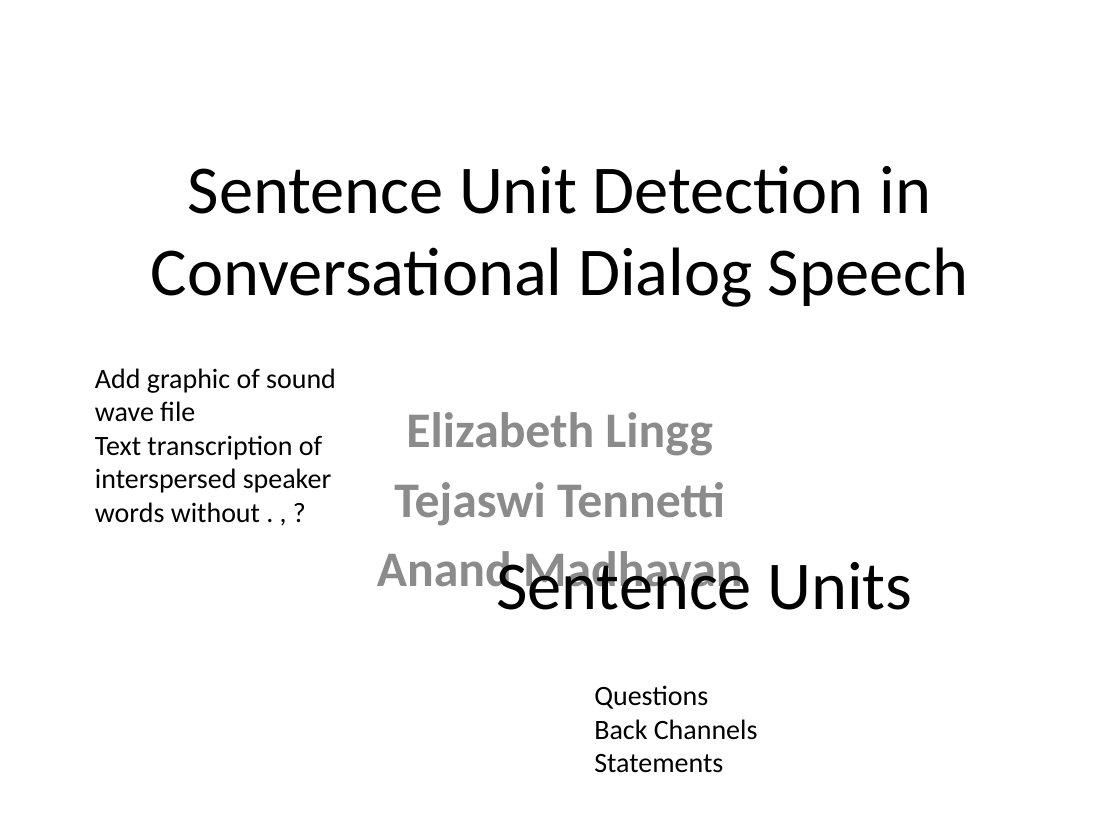
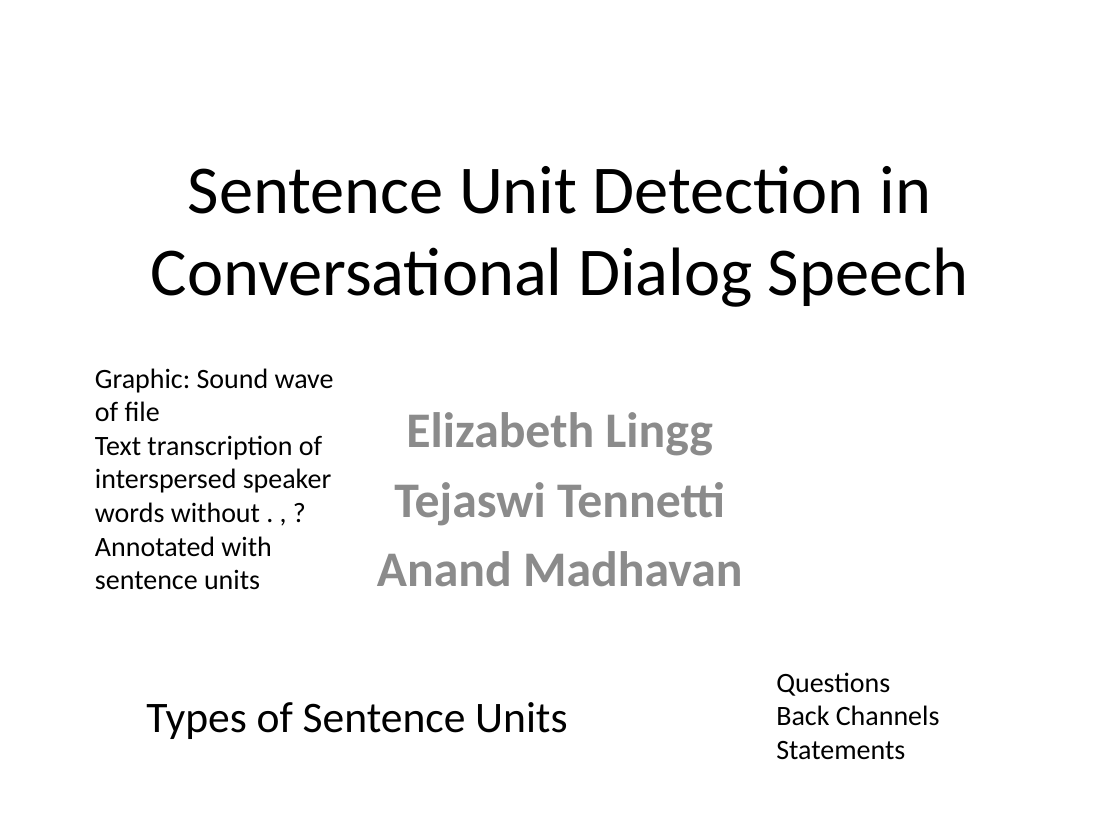
Before and after one commit to elingg/um-err-hmm, a slide deck: slide 1 of Poster.pptx. Drawn at 1120x840 pixels with LibreOffice and Linux fonts; fonts in the diff are those of the drawing. Boxes give left, top, right and bottom in pixels: in the first picture for what was removed or moved away, otherwise in the second. Text is boxed around its words. In the diff, an @@ line names an element or a change of style, - is before the commit and + after.

```diff
--- a/Poster.pptx
+++ b/Poster.pptx
@@ text at (x1=95, y1=368, x2=334, y2=421): text changed @@
-Add graphic of sound wave file
+Graphic: Sound wave of file
@@ text at (x1=95, y1=536, x2=271, y2=590): paragraph added @@
+Annotated with sentence units
@@ text "Questions" moved from (x1=594, y1=685, x2=758, y2=773) to (x1=776, y1=672, x2=940, y2=760) @@
@@ text at (x1=146, y1=702, x2=567, y2=739): text changed; size 44 to 28 pt @@
-Sentence Units
+Types of Sentence Units
```
Also in this commit, not shown: 1 other slide changed, 1 other file.
